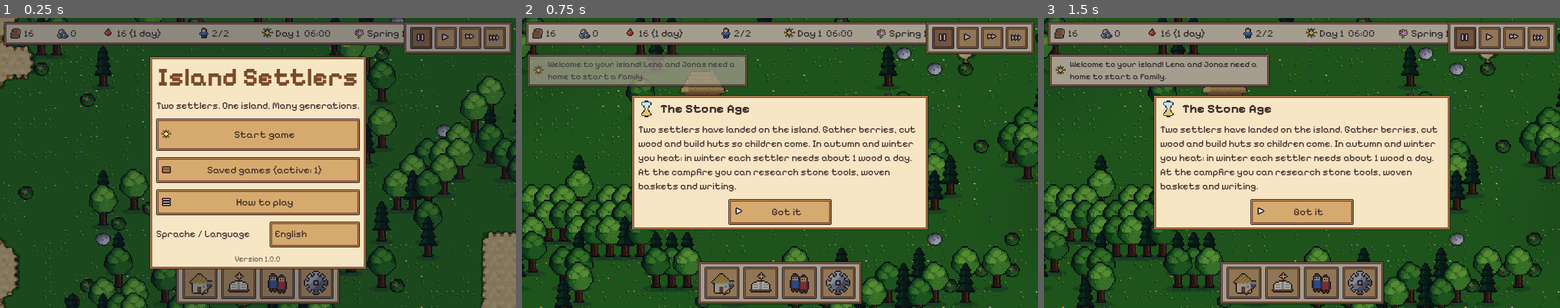
Above: before the commit, frames 1-3 (left to right).
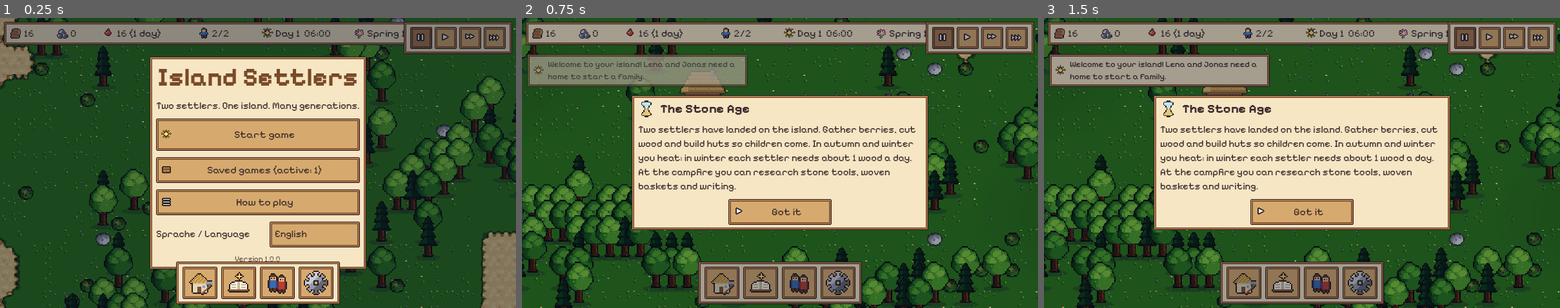
Above: after the commit, the same moments.

Repository: roderichpralle-a11y/New_World
Game: Godot game, scene res://scenes/main.tscn
Two runs of this game, one before a commit and one after it. Both use one fixed random seed, a clock stepped at 60 frames per second and the inputs below.
Inputs (mouse positions are in pixels of both pictures, inside the frame that each line leads up to):
- Up to frame 1 (0.25 s): no input
- Up to frame 2 (0.75 s): click "Start game" at 0.5 s
- Up to frame 3 (1.5 s): click (1467, 38) at 1.27 s

The runs differ from the first frame. In frame 1, 3.8% of the frame differs, in the area x 34-66%, y 84-99%; in frame 2, nothing differs; in frame 3, nothing differs.

Commit message:
Siedlerliste dichter (bis unten, Freie ausblendbar, ohne Talent und Zahlen), Infofenster ohne Talente und Fähigkeiten (Test)
Co-Authored-By: Claude Opus 5.5 <noreply@anthropic.com>
Claude-Session: https://claude.ai/code/session_01KDShS7M9ekFLtvu5ctsTBe

Diff:
--- a/data/goals.json
+++ b/data/goals.json
@@ -18,7 +18,7 @@
     {"id": "t_settlers_open", "text": "Öffne das Menü Siedler.", "hint": "Tippe unten auf Siedler.", "check": {"type": "action", "kind": "panel", "what": "siedler"}, "point": "settler_btn"},
     {"id": "t_settlers_menu", "text": "Hier siehst du alle Siedler.", "hint": "Jede Zeile zeigt Name, Alter, Beruf und  …(562 unchanged characters)…
     {"id": "t_job_open", "text": "Tippe beim Siedler auf seinen Beruf.", "hint": "In der Spalte Beruf steht, was jeder  …(209 unchanged characters)…
-    {"id": "t_builder", "text": "Wähle in der Liste den Baum …(116 unchanged characters)… t auf, holt das Holz und baut die Hütte. Ein Stern neben einem Beruf heißt: Er passt zu seinem Talent.", "check": {"type": "job", "what": "baumeister", "n": 1}, "point": "job"},
+    {"id": "t_builder", "text": "Wähle in der Liste den Baum …(116 unchanged characters)… t auf, holt das Holz und baut die Hütte.", "check": {"type": "job", "what": "baumeister", "n": 1}, "point": "job"},
     {"id": "t_hut_done", "text": "Warte, bis die Hütte steht.", "reward": {"settlers": 1}, "hint": "Der Baumeister holt …(188 unchanged characters)…
     {"id": "t_research_open", "text": "Öffne die Forschung.", "hint": "Tippe unten auf Forschung.", "check": {"type": "action", "kind": "panel", "what": "forschung"}, "point": "research_btn"},
     {"id": "t_ages", "text": "Die Forschung ist nach Zeitaltern geordnet.", "hint": "Oben wählst du das Zeitalter: von  …(203 unchanged characters)…
--- a/data/i18n/en.json
+++ b/data/i18n/en.json
@@ -2332,6 +2332,9 @@
  "Tippe beim Siedler auf seinen Beruf.": "Tap a settler's job.",
  "In der Spalte Beruf steht, was jeder Siedler gerade arbeitet, zum Beispiel Sammler oder Holzfäller. Tippe darauf, dann öffnet sich die Liste aller Berufe.": "The Job column shows what each settler works as, for example Gatherer or Woodcutter. Tap it to open the list of all jobs.",
  "Wähle in der Liste den Baumeister.": "Pick Builder in the list.",
- "Tippe in der Liste auf Baumeister. Der Siedler hört dann mit seiner Arbeit auf, holt das Holz und baut die Hütte. Ein Stern neben einem Beruf heißt: Er passt zu seinem Talent.": "Tap Builder in the list. The settler then stops their work, fetches the wood and builds the hut. A star next to a job means: it suits their talent.",
- "Jede Zeile zeigt Name, Alter, Beruf und sonstige Informati …(909 unchanged characters)… e number of fishing grounds is limited."
+ "Tippe in der Liste auf Baumeister. Der Siedler hört dann mit seiner Arbeit auf, holt das Holz und baut die Hütte.": "Tap Builder in the list. The settler then stops their work, fetches the wood and builds the hut.",
+ "Jede Zeile zeigt Name, Alter, Beruf und sonstige Informati …(909 unchanged characters)… e number of fishing grounds is limited.",
+ "Freie zeigen": "Show free",
+ "Freie Siedler und Kinder in der Liste zeigen oder ausblenden": "Show or hide free settlers and children in the list",
+ "Satt: %s": "Full: %s"
 }
--- a/scripts/ui/hud.gd
+++ b/scripts/ui/hud.gd
@@ -1434,7 +1434,13 @@
 const DIM := Color("#6e5a50")
 ## Sortierbare Spalten: Schluessel, Text, Breite (0 = dehnbar; breit / schmal)
 const SETTLER_COLS := [["name", "Name", 0, 0], ["age", "Alter", 62, 30], ["act", "Tätigkeit", 0, -1],
-	["talent", "Talent", 120, -1], ["job", "Beruf", 150, 84], ["busy", "Auslastung", 110, 40], ["hunger", "Satt", 120, 44], ["mood", "Laune", 120, 44]]
+	["talent", "Talent", -1, -1], ["job", "Beruf", 150, 84], ["busy", "Auslastung", 110, 40], ["hunger", "Satt", 120, 44], ["mood", "Laune", 120, 44]]
+## Dichte Liste (josh 2026-10-22): keine Talent-Spalte, keine Zahlen über den Balken, Filter, Zähler und
+## „Freie zeigen“ in einer Zeile, beide Gruppen in einer Liste ohne Lücke, das Fenster reicht bis unten
+## (die Knöpfe unten liegen darüber, die Liste rollt unter ihnen hervor).
+var _settler_show_free: bool = true
+var _settler_free_cb: CheckBox
+var _settler_pad: Control
 var _settler_scroll: ScrollContainer
 var _settler_updaters: Array = []
 var _settler_tick: float = 0.0
@@ -1446,7 +1452,6 @@
 var _settler_f_group: OptionButton
 var _settler_f_island: OptionButton
 var _settler_count: Label
-var _settler_count_ft: Dictionary = {}
 var _settler_narrow: bool = false
 
 
@@ -1463,12 +1468,28 @@
 	# Keine Reiter Alle / Erwachsene / Kinder mehr (josh 2026-10-19, die Liste zeigt immer alle).
 	# Filter nur für Berufe und bei mehreren Inseln die Insel; keine „Nur Hungrige“/„Nur Kranke“ (josh 2026-10-19)
 	var fr := HFlowContainer.new()
-	fr.add_theme_constant_override("h_separation", 4)
-	fr.add_theme_constant_override("v_separation", 4)
+	fr.add_theme_constant_override("h_separation", 6)
+	fr.add_theme_constant_override("v_separation", 2)
 	_settler_f_job = _settler_filter_button(tr("Welche Berufe anzeigen"))
 	fr.add_child(_settler_f_job)
 	_settler_f_island = _settler_filter_button(tr("Welche Insel anzeigen"))
 	fr.add_child(_settler_f_island)
+	_settler_free_cb = CheckBox.new()
+	_settler_free_cb.text = tr("Freie zeigen")
+	_settler_free_cb.button_pressed = _settler_show_free
+	_settler_free_cb.focus_mode = Control.FOCUS_NONE
+	_settler_free_cb.add_theme_font_size_override("font_size", 14)
+	_settler_free_cb.tooltip_text = tr("Freie Siedler und Kinder in der Liste zeigen oder ausblenden")
+	_settler_free_cb.toggled.connect(func(on):
+		_settler_show_free = on
+		Sound.play("klick")
+		_refresh_settler_list())
+	fr.add_child(_settler_free_cb)
+	_settler_count = UiTheme.label("", 14, DIM)
+	_settler_count.vertical_alignment = VERTICAL_ALIGNMENT_CENTER
+	_settler_count.custom_minimum_size.y = 32
+	_settler_count.mouse_filter = Control.MOUSE_FILTER_PASS
+	fr.add_child(_settler_count)
 	v.add_child(fr)
 	# Spaltenkoepfe: antippen sortiert, nochmal antippen dreht die Reihenfolge um
 	var head := HBoxContainer.new()
@@ -1479,7 +1500,7 @@
 		b.focus_mode = Control.FOCUS_NONE
 		b.alignment = HORIZONTAL_ALIGNMENT_LEFT
 		b.clip_text = true
-		b.custom_minimum_size.y = 32
+		b.custom_minimum_size.y = 22
 		b.add_theme_font_size_override("font_size", 14)
 		b.add_theme_color_override("font_color", DIM)
 		b.add_theme_color_override("font_hover_color", UiTheme.TEXT)
@@ -1500,38 +1521,39 @@
 		_settler_head[key] = b
 	v.add_child(head)
 	_settler_head_row = head
-	# Zwei Listen: oben die Siedler mit Beruf, unten die freien (und die Kinder)
-	_settler_head_job = UiTheme.label("", 15, Color("#7a4a28"), true)
-	v.add_child(_settler_head_job)
+	# Eine Liste: oben die Siedler mit Beruf, direkt darunter die freien (und die Kinder)
 	_settler_scroll = ScrollContainer.new()
 	_settler_scroll.horizontal_scroll_mode = ScrollContainer.SCROLL_MODE_DISABLED
-	_settler_scroll.custom_minimum_size = Vector2(560, 250)
+	_settler_scroll.custom_minimum_size = Vector2(560, 120)
+	_settler_scroll.size_flags_vertical = Control.SIZE_EXPAND_FILL
 	v.add_child(_settler_scroll)
+	var inner := VBoxContainer.new()
+	inner.size_flags_horizontal = Control.SIZE_EXPAND_FILL
+	inner.add_theme_constant_override("separation", 2)
+	_settler_scroll.add_child(inner)
+	_settler_head_job = UiTheme.label("", 14, Color("#7a4a28"), true)
+	inner.add_child(_settler_head_job)
 	_settler_list = VBoxContainer.new()
 	_settler_list.size_flags_horizontal = Control.SIZE_EXPAND_FILL
-	_settler_list.add_theme_constant_override("separation", 3)
-	_settler_scroll.add_child(_settler_list)
-	_settler_head_free = UiTheme.label("", 15, Color("#7a4a28"), true)
-	v.add_child(_settler_head_free)
-	_settler_scroll_free = ScrollContainer.new()
-	_settler_scroll_free.horizontal_scroll_mode = ScrollContainer.SCROLL_MODE_DISABLED
-	_settler_scroll_free.custom_minimum_size = Vector2(560, 150)
-	v.add_child(_settler_scroll_free)
+	_settler_list.add_theme_constant_override("separation", 2)
+	inner.add_child(_settler_list)
+	_settler_head_free = UiTheme.label("", 14, Color("#7a4a28"), true)
+	inner.add_child(_settler_head_free)
 	_settler_list_free = VBoxContainer.new()
 	_settler_list_free.size_flags_horizontal = Control.SIZE_EXPAND_FILL
-	_settler_list_free.add_theme_constant_override("separation", 3)
-	_settler_scroll_free.add_child(_settler_list_free)
-	var ft := Win.footer(v)
-	_settler_count = ft.left
-	_settler_count.custom_minimum_size.x = 200
-	_settler_count_ft = ft
+	_settler_list_free.add_theme_constant_override("separation", 2)
+	inner.add_child(_settler_list_free)
+	_settler_pad = Control.new()  # Platz unter der letzten Zeile: die Knöpfe unten liegen über dem Fenster
+	_settler_pad.mouse_filter = Control.MOUSE_FILTER_IGNORE
+	inner.add_child(_settler_pad)
+	_settler_scroll_free = _settler_scroll
 
 
 func _settler_filter_button(tip: String) -> OptionButton:
 	var ob := OptionButton.new()
 	ob.focus_mode = Control.FOCUS_NONE
-	ob.custom_minimum_size = Vector2(120, 40)
-	ob.add_theme_font_size_override("font_size", 15)
+	ob.custom_minimum_size = Vector2(120, 32)
+	ob.add_theme_font_size_override("font_size", 14)
 	ob.get_popup().add_theme_font_size_override("font_size", 16)
 	ob.tooltip_text = tip
 	ob.item_selected.connect(func(_i): _refresh_settler_list())
@@ -1547,20 +1569,9 @@
 		avail_h = vs.y - 160.0
 	var w := clampf(vs.x - 36.0, 290.0, 980.0)
 	_settler_narrow = w < 620.0
-	# Platz fuer Titel, Filter, Zaehler und Spaltenkoepfe abziehen
-	var extra := 200.0 + (46.0 if _settler_narrow else 0.0)
-	var tight := avail_h < 360.0  # Handy quer: der Zähler entfällt, die Listen werden knapp
-	_settler_count_ft.box.visible = not tight
-	_settler_count_ft.sep.visible = not tight
+	var tight := avail_h < 360.0  # Handy quer: ohne Spaltenköpfe
 	_settler_head_row.visible = not tight
-	var room := clampf(avail_h - extra - 56.0, 90.0 if tight else 140.0, 2000.0)  # 56: die zwei Überschriften
-	var top_h := roundf(room * 0.6)
-	_settler_scroll.size_flags_vertical = Control.SIZE_EXPAND_FILL
-	_settler_scroll_free.size_flags_vertical = Control.SIZE_EXPAND_FILL
-	_settler_scroll.size_flags_stretch_ratio = 0.6
-	_settler_scroll_free.size_flags_stretch_ratio = 0.4
-	_settler_scroll.custom_minimum_size = Vector2(w, maxf(top_h, 54.0 if tight else 80.0))
-	_settler_scroll_free.custom_minimum_size = Vector2(w, maxf(room - top_h, 40.0 if tight else 56.0))
+	_settler_scroll.custom_minimum_size = Vector2(w, 60.0)
 	for col in SETTLER_COLS:
 		var b: Button = _settler_head[col[0]]
 		var cw: int = col[3] if _settler_narrow else col[2]
@@ -1626,7 +1637,7 @@
 	_update_settler_filters()
 	_settler_updaters.clear()
 	_settler_sig = _settler_signature()
-	var keep := [_settler_scroll.scroll_vertical, _settler_scroll_free.scroll_vertical]
+	var keep := [_settler_scroll.scroll_vertical]
 	for lst in [_settler_list, _settler_list_free]:
 		for c in lst.get_children():
 			lst.remove_child(c)
@@ -1687,16 +1698,19 @@
 	var sick_n := pool.filter(func(x): return x.mind.sick != "").size()
 	var hungry_n := pool.filter(func(x): return x.hunger < 30.0).size()
 	_settler_count.text = tr("%d Siedler, %d hungrig") % [pool.size(), hungry_n] + ((tr(", %d krank") % sick_n) if sick_n > 0 else "")
-	Win.set_left2(_settler_count_ft, tr("Zu sehen: %d. Lebensstil: %s.") % [list.size(), stage[0]])
+	_settler_count.tooltip_text = tr("Zu sehen: %d. Lebensstil: %s.") % [list.size(), stage[0]]
 	var n_job := list.filter(func(x): return x.is_adult() and x.job != "frei").size()
 	_settler_head_job.text = tr("Mit Beruf (%d)") % n_job
 	_settler_head_free.text = tr("Frei (%d)") % (list.size() - n_job)
+	_settler_head_free.visible = _settler_show_free
+	_settler_list_free.visible = _settler_show_free
+	_settler_pad.custom_minimum_size.y = _bottom.get_parent().size.y + 12.0
 	if n_job == 0:
 		_settler_list.add_child(UiTheme.label(tr("Niemand passt zu dieser Auswahl.") if not pool.is_empty() else tr("Auf dieser Insel lebt niemand."), 14))
 	if list.size() - n_job == 0:
 		_settler_list_free.add_child(UiTheme.label(tr("Alle haben einen Beruf."), 14, DIM))
 	var narrow := _settler_narrow
-	var row_h := 30
+	var row_h := 26
 	for s in list:
 		var h := HBoxContainer.new()
 		h.add_theme_constant_override("separation", 6)
@@ -1713,9 +1727,6 @@
 		var other: bool = s.world != world
 		nb.text = s.display_name + ("  (%s)" % Sea.island_name(s.world) if other else "")
 		nb.tooltip_text = tr("Auf der Karte zeigen")
-		if not s.mind.best_talents().is_empty():
-			nb.tooltip_text += "\n" + "\n".join(s.mind.best_talents().map(func(k): return TalentInfo.line(sref.mind, k)))
-			TalentInfo.badge(nb)  # Stern am Namen: hat ein Talent (auch schmal, wo die Spalte fehlt)
 		nb.pressed.connect(func():
 			_settler_panel.visible = false
 			if is_instance_valid(sref) and sref.world != world:
@@ -1735,15 +1746,6 @@
 			act.size_flags_horizontal = Control.SIZE_EXPAND_FILL
 			act.size_flags_stretch_ratio = 1.4
 			h.add_child(act)
-			# Talente mit Arbeitstempo-Bonus (nur breit; schmal zeigt das Berufsmenue Sterne)
-			# jedes Talent in einer eigenen Zeile (höchstens zwei), damit nichts abgeschnitten wird
-			var tl := UiTheme.label(TalentInfo.column_text(s.mind), 12)
-			tl.clip_text = true
-			tl.vertical_alignment = VERTICAL_ALIGNMENT_CENTER
-			tl.custom_minimum_size.x = SETTLER_COLS[3][2]
-			tl.mouse_filter = Control.MOUSE_FILTER_PASS
-			tl.tooltip_text = "\n".join(s.mind.best_talents().map(func(k): return TalentInfo.line(sref.mind, k)))
-			h.add_child(tl)
 		var jw: int = SETTLER_COLS[4][3] if narrow else SETTLER_COLS[4][2]
 		if s.is_adult():
 			# Beruf direkt in der Liste waehlen
@@ -1763,14 +1765,11 @@
 			for j in Data.jobs:
 				if not Data.job_unlocked(j) and j != s.job:
 					continue
-				if TalentInfo.job_match(s.mind, j):
-					ob.add_icon_item(TalentInfo.star(), Data.jobs[j].name, ids.size())
-				else:
-					ob.add_item(Data.jobs[j].name, ids.size())
+				ob.add_item(Data.jobs[j].name, ids.size())  # ohne Talent-Stern (josh 2026-10-22)
 				ids.append(j)
 				if j == s.job:
 					ob.select(ids.size() - 1)
-			ob.tooltip_text = tr("Beruf wählen") + (tr("\nStern: passt zum Talent (%s)") % TalentInfo.short_list(s.mind) if not s.mind.best_talents().is_empty() else "")
+			ob.tooltip_text = tr("Beruf wählen")
 			if s.by_admin:
 				UiTheme.mark_admin(ob)
 			ob.get_popup().about_to_popup.connect(func(): Game.player_action.emit("job_list", ""))
@@ -1792,6 +1791,7 @@
 		bz.mouse_filter = Control.MOUSE_FILTER_PASS
 		var bl := UiTheme.label("", 12)
 		bl.mouse_filter = Control.MOUSE_FILTER_PASS
+		bl.visible = false  # keine Zahl über dem Balken (josh 2026-10-22), steht im Tooltip
 		bz.add_child(bl)
 		var bbar := UiTheme.bar(Color("#5a9a4a"), 8)
 		bbar.custom_minimum_size.x = 0
@@ -1802,7 +1802,9 @@
 		sat.custom_minimum_size.x = SETTLER_COLS[6][3] if narrow else SETTLER_COLS[6][2]
 		sat.size_flags_vertical = Control.SIZE_SHRINK_CENTER
 		sat.add_theme_constant_override("separation", 1)
+		sat.mouse_filter = Control.MOUSE_FILTER_PASS
 		var pl := UiTheme.label("", 12)
+		pl.visible = false  # keine Zahl über dem Balken (josh 2026-10-22), steht im Tooltip
 		sat.add_child(pl)
 		var hb := UiTheme.bar(Color("#e0a040"), 8)
 		hb.custom_minimum_size.x = 0
@@ -1813,8 +1815,10 @@
 		md.custom_minimum_size.x = SETTLER_COLS[7][3] if narrow else SETTLER_COLS[7][2]
 		md.size_flags_vertical = Control.SIZE_SHRINK_CENTER
 		md.add_theme_constant_override("separation", 1)
+		md.mouse_filter = Control.MOUSE_FILTER_PASS
 		var ml := UiTheme.label("", 12)
 		ml.clip_text = true
+		ml.visible = false  # keine Zahl über dem Balken (josh 2026-10-22), steht im Tooltip
 		md.add_child(ml)
 		var mbar := UiTheme.bar(Color("#e070a0"), 8)
 		mbar.custom_minimum_size.x = 0
@@ -1843,6 +1847,7 @@
 			var hungry: bool = sref.hunger < 30.0
 			fill.bg_color = Color("#d04a3a") if hungry else Color("#e0a040")
 			pl.text = "%d%%" % int(round(sref.hunger)) + (tr(" Hunger!") if hungry and not narrow else "")
+			sat.tooltip_text = tr("Satt: %s") % pl.text
 			var m: SettlerMind = sref.mind
 			mbar.value = m.mood
 			mfill.bg_color = Color("#d04a3a") if m.sick != "" else Color("#e070a0")
@@ -1852,6 +1857,7 @@
 			else:
 				ml.text = "%d%%" % int(round(m.mood)) if narrow else m.mood_text()
 				ml.remove_theme_color_override("font_color")
+			md.tooltip_text = tr("Laune: %s") % ml.text
 		upd.call()
 		_settler_updaters.append(upd)
 		var rb := PanelContainer.new()  # Zeile im einheitlichen Rahmen (Win.row_box), etwas flacher
@@ -1860,8 +1866,7 @@
 		(_settler_list if (s.is_adult() and s.job != "frei") else _settler_list_free).add_child(rb)
 	call_deferred("_layout")
 	(func():  # beim Neubauen an derselben Stelle in den Listen bleiben
-		_settler_scroll.scroll_vertical = keep[0]
-		_settler_scroll_free.scroll_vertical = keep[1]).call_deferred()
+		_settler_scroll.scroll_vertical = keep[0]).call_deferred()
 
 
 var _settler_rb: StyleBoxFlat
@@ -2914,18 +2919,7 @@
 	ch.autowrap_mode = TextServer.AUTOWRAP_WORD_SMART
 	ch.text = tr("Charakter: %s") % m.character_text()
 	_info_box.add_child(ch)
-	# Talente mit Bonus gut sichtbar (josh 2026-10-10), je Talent eine Zeile mit Stern
-	for sk in m.best_talents():
-		var th := HBoxContainer.new()
-		th.add_theme_constant_override("separation", 4)
-		th.add_child(UiTheme.icon_rect(TalentInfo.star(), 16))
-		var tl := UiTheme.label(TalentInfo.line(m, sk), 14, UiTheme.TEXT, true)
-		tl.autowrap_mode = TextServer.AUTOWRAP_WORD_SMART
-		tl.size_flags_horizontal = Control.SIZE_EXPAND_FILL
-		th.add_child(tl)
-		_info_box.add_child(th)
-	if m.best_talents().is_empty():
-		_info_box.add_child(UiTheme.label(tr("Talent: keins"), 13, DIM))
+	# Keine Talente und Fähigkeiten im Infofenster (josh 2026-10-22)
 	var ill := UiTheme.label("", 14, Color("#c03a2a"), true)
 	ill.autowrap_mode = TextServer.AUTOWRAP_WORD_SMART
 	_info_box.add_child(ill)
@@ -2954,27 +2948,18 @@
 		why.visible = not lines.is_empty())
 	var home = world.building_by_id(s.home_id)
 	_info_box.add_child(UiTheme.label(tr("Zuhause: %s") % (home.def.name + NeedsInfo.home_suffix(home) if home else tr("keins (schläft draußen)")), 13))
-	# Eigenschaften und Fähigkeiten als Text, ohne Balken (josh 2026-10-09)
+	# Eigenschaften als Text, ohne Balken (josh 2026-10-09)
 	var tdefs: Dictionary = Data.ppl("traits", {})
 	var tl := []
 	for k in SettlerMind.TRAITS:
 		tl.append("%s %d" % [tdefs[k].name, int(round(m.trait_value(k)))])
 	_info_text(tr("Eigenschaften"), " · ".join(tl))
-	var sl := []
-	for sk in Data.skills:
-		var t := float(m.talents.get(sk, 1.0))
-		sl.append("%s %d%s" % [Data.skills[sk].name, int(s.skill_level(sk)), "++" if t >= 1.6 else ("+" if m.is_talent(sk) else "")])
-	_info_text(tr("Fähigkeiten (+ = begabt)"), " · ".join(sl))
 	if not s.is_adult():
 		_info_box.add_child(UiTheme.label(tr("Kinder arbeiten noch nicht."), 13))
 	else:
 		_info_box.add_child(UiTheme.label(tr("Beruf"), 15, UiTheme.TEXT, true))
 		if s.by_admin:
 			_info_box.add_child(UiTheme.label(tr("Gelb: vom Verwalter zugewiesen"), 12, DIM))
-		if not m.best_talents().is_empty():
-			var hint := UiTheme.label(tr("Stern: Beruf passt zum Talent"), 12, DIM)
-			hint.autowrap_mode = TextServer.AUTOWRAP_WORD_SMART
-			_info_box.add_child(hint)
 		var grid := GridContainer.new()
 		grid.columns = 2
 		grid.add_theme_constant_override("h_separation", 4)
@@ -2987,11 +2972,6 @@
 			b.add_theme_font_size_override("font_size", 14)
 			var jd: Dictionary = Data.jobs[j]
 			var tip: String = jd.desc
-			if jd.skill != "":
-				tip += tr("\nFähigkeit: %s (Stufe %d)") % [Data.skills[jd.skill].name, int(s.skill_level(jd.skill))]
-			if TalentInfo.job_match(m, j):
-				b.icon = TalentInfo.star()
-				tip += "\n" + TalentInfo.line(m, jd.skill)
 			b.tooltip_text = tip
 			if s.job == j and s.by_admin:
 				UiTheme.mark_admin(b)
@@ -3749,6 +3729,12 @@
 		pnl.reset_size()
 		pnl.size.x = min(pnl.size.x, vs.x - 12)
 		pnl.position = Vector2((vs.x - pnl.size.x) / 2.0, max(top_h, vs.y - pnl.size.y - bp.size.y - 18))
+	# Siedler: bis an den unteren Rand, die Knöpfe unten liegen darüber (josh 2026-10-22)
+	_settler_panel.custom_minimum_size.y = vs.y - top_h - 6.0
+	_settler_panel.reset_size()
+	_settler_panel.size.x = min(_settler_panel.size.x, vs.x - 12)
+	_settler_panel.position = Vector2((vs.x - _settler_panel.size.x) / 2.0, top_h)
+	bp.move_to_front()
 	var bottom_space := bp.size.y + 18
 	if portrait:
 		_info_panel.size = Vector2(vs.x - 12, min(vs.y * 0.45, 420))
@@ -3773,7 +3759,7 @@
 	if _menu_help != null and _menu_help.visible and _panels().all(func(pn): return pn == null or not pn.visible):
 		_menu_help.visible = false  # Fenster zu: Hilfe dazu auch zu
 	for pnl in _panels():
-		if not pnl.visible:
+		if not pnl.visible or pnl == _settler_panel:  # Siedler reicht bis unten, die Liste rollt (siehe _layout)
 			continue
 		var cap := minf(avail, _win_size.y)  # alle Fenster gleich hoch
 		var ws = pnl.get_meta("wrap_sc") if pnl.has_meta("wrap_sc") else null  # Fenster mit nachträglich eingebauter Liste: wächst und schrumpft mit
Not shown, changed: DESIGN.md
